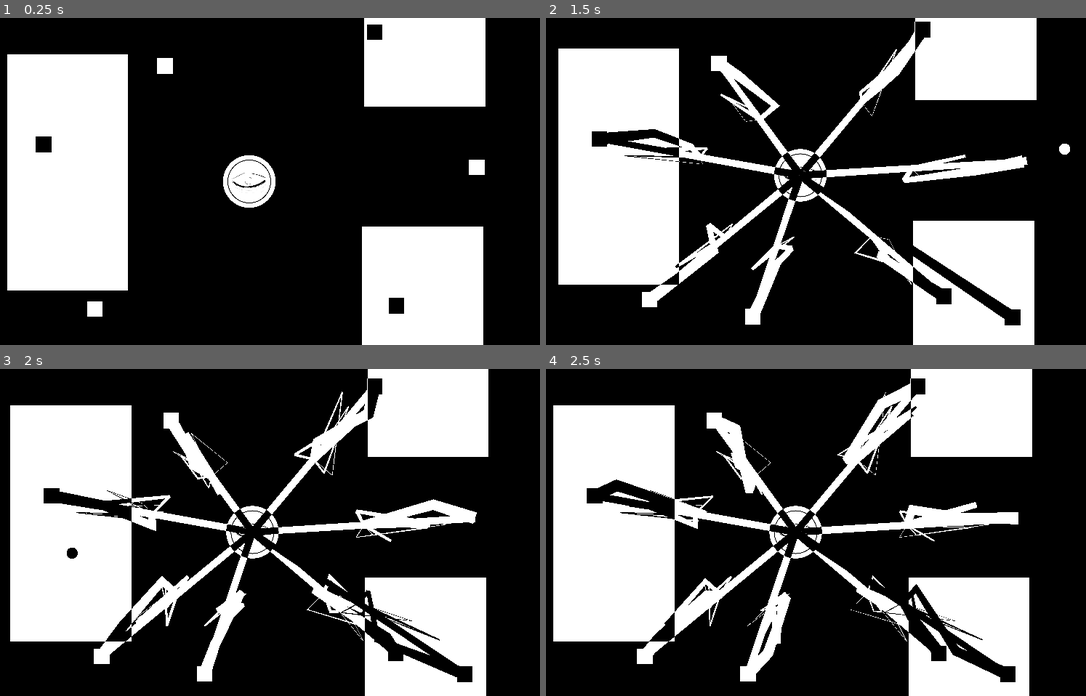
Above: before the commit, frames 1-4 (two rows, left to right).
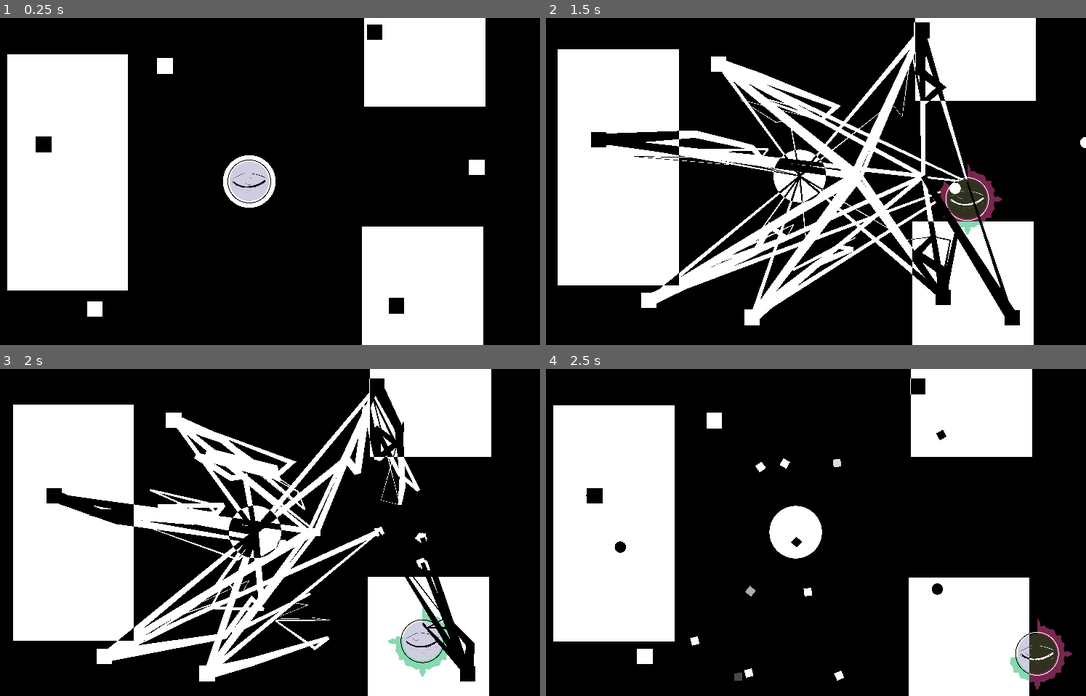
Above: after the commit, the same moments.

Repository: EakyRtk/Hypnopompic-Observer
Game: Godot game, scene res://game_manager.tscn
Two runs of this game, one before a commit and one after it. Both use one fixed random seed, a clock stepped at 60 frames per second and the inputs below.
Inputs (mouse positions are in pixels of both pictures, inside the frame that each line leads up to):
- Up to frame 1 (0.25 s): no input
- Up to frame 2 (1.5 s): tap Enter (ui_accept) at 0.5, 0.77, 0.8, 1.07, 1.35 s; move the mouse to (924, 165) at 0.52 s; hold Right (right, bound only after the commit) 0.53-1.28 s; hold Shift (dashnshield, bound only after the commit) 0.53-1.28 s; click (924, 165) at 0.67 s; move the mouse to (681, 197) at 1.27 s; hold S (down, bound only after the commit) from 1.28 s (still down); click (681, 197) at 1.42 s
- Up to frame 3 (2 s): keep holding S (down, bound only after the commit); tap Enter (ui_accept) at 1.52, 1.82 s; tap Shift (dashnshield, bound only after the commit) at 1.55 s
- Up to frame 4 (2.5 s): move the mouse to (853, 460) at 2.02 s; release S (down, bound only after the commit) at 2.03 s; hold Right (right, bound only after the commit) from 2.03 s (still down); hold Shift (dashnshield, bound only after the commit) from 2.03 s (still down); click (853, 460) at 2.17 s; tap Enter (ui_accept) at 2.3 s

The runs differ from the first frame. In frame 1, 0.7% of the frame differs, in the area x 42-50%, y 44-56%; in frame 2, 16%; in frame 3, 19%, in the area x 1-91%, y 0-100%; in frame 4, 12%.

Commit message:
stufffffffff

Diff:
--- /dev/null
+++ b/Observer in Hypnopompia/Enemies/AttackAreas/general_area_attack.gd
@@ -0,0 +1,11 @@
+extends Node2D
+
+@export_enum("Area", "OneShot") var type := 0
+@onready var hit_box = $HitBox
+
+func _ready():
+	hit_box.type += type
+
+func change_type(new_type):
+	type = new_type
+	hit_box.type = type
--- /dev/null
+++ b/Observer in Hypnopompia/Enemies/AttackAreas/horizontal_attack.tscn
@@ -0,0 +1,21 @@
+[gd_scene load_steps=5 format=3 uid="uid://de6d18p6pwdmx"]
+
+[ext_resource type="Texture2D" uid="uid://dmqwujc1bcx7x" path="res://Enemies/AttackAreas/horizontal_attack_placeholder.png" id="1_4mtbm"]
+[ext_resource type="Script" path="res://Enemies/AttackAreas/general_area_attack.gd" id="1_wkxak"]
+[ext_resource type="Script" path="res://Systems/Hit-Hurt Box/HitBox.gd" id="2_wny78"]
+
+[sub_resource type="RectangleShape2D" id="RectangleShape2D_w7mji"]
+size = Vector2(304, 1072)
+
+[node name="HorizontalAttack" type="Node2D"]
+script = ExtResource("1_wkxak")
+
+[node name="HorizontalAttackPlaceholder" type="Sprite2D" parent="."]
+texture = ExtResource("1_4mtbm")
+
+[node name="HitBox" type="Area2D" parent="."]
+script = ExtResource("2_wny78")
+type = 2
+
+[node name="CollisionShape2D" type="CollisionShape2D" parent="HitBox"]
+shape = SubResource("RectangleShape2D_w7mji")
--- /dev/null
+++ b/Observer in Hypnopompia/Enemies/AttackAreas/vertical_attack.tscn
@@ -0,0 +1,21 @@
+[gd_scene load_steps=5 format=3 uid="uid://bpij8mrsuexhu"]
+
+[ext_resource type="Script" path="res://Enemies/AttackAreas/general_area_attack.gd" id="1_8fyqa"]
+[ext_resource type="Texture2D" uid="uid://cicrbho2ph5ah" path="res://Enemies/AttackAreas/vertical_attack_placeholder.png" id="1_ipeba"]
+[ext_resource type="Script" path="res://Systems/Hit-Hurt Box/HitBox.gd" id="2_aytjs"]
+
+[sub_resource type="RectangleShape2D" id="RectangleShape2D_y47ei"]
+size = Vector2(1904, 352)
+
+[node name="VerticalAttack" type="Node2D"]
+script = ExtResource("1_8fyqa")
+
+[node name="VerticalAttackPlaceholder" type="Sprite2D" parent="."]
+texture = ExtResource("1_ipeba")
+
+[node name="HitBox" type="Area2D" parent="."]
+script = ExtResource("2_aytjs")
+type = 2
+
+[node name="CollisionShape2D" type="CollisionShape2D" parent="HitBox"]
+shape = SubResource("RectangleShape2D_y47ei")
--- a/Observer in Hypnopompia/Enemies/First Section Enemies/enemy.gd
+++ b/Observer in Hypnopompia/Enemies/First Section Enemies/enemy.gd
@@ -12,7 +12,6 @@
 @onready var breakline = $breakline
 @onready var hit_box = $HitBox
 @onready var hurt_box = $HurtBox
-@onready var bullets = $Bullets
 @onready var ripparticle = $ripparticle
 @export var bullet_size := 3
 @export var speed := 60
@@ -52,15 +51,19 @@
 	_random_move()
 	_shoot()
 	await get_tree().create_timer(randf_range(2, 2.8)).timeout
+	if no_sequence:
+		return
 	can_move = true
 	await get_tree().create_timer(randf_range(2, 2.8)).timeout
+	if no_sequence:
+		return
 	can_move = false
 	sequence_cooldown.start()
 
 func _move(delta):
 	if not can_move or no_sequence:
 		return
-	position += position.direction_to(center) * delta * speed
+	position += position.direction_to(General.player.global_position) * delta * speed
 
 func _random_move():
 	if no_sequence or not can_move:
@@ -76,7 +79,7 @@
 		var bullet = S_BULLET.instantiate()
 		bullet.top_level = true
 		bullet.position = position
-		add_child(bullet)
+		get_parent().add_child(bullet)
 		await get_tree().create_timer(randf_range(1, 1.7)).timeout
 
 
@@ -84,6 +87,7 @@
 func do_break_effect():
 	if random_move_tween != null:
 		random_move_tween.kill()
+	center = General.player.global_position
 	can_move = false
 	no_sequence = true
 	breakline.add_point(Vector2.ZERO)
@@ -96,7 +100,17 @@
 	breakline.add_point(breaking_point + Vector2(randi_range(-f,f), randi_range(-f,f)), 1)
 	breakline.add_point(breaking_point2 - Vector2(randi_range(-f,f), randi_range(-f,f)), 1)
 
+	await get_tree().create_timer(0.62).timeout
 
+	for points in breakline.get_point_count():
+		ripparticle.position = breakline.get_point_position(breakline.get_point_count()-1)
+		ripparticle.emitting = true
+		await get_tree().create_timer(0.02).timeout
+		breakline.remove_point(breakline.get_point_count()-1)
+		#breakline.remove_point(0)
+	breakline.visible = false
+	General.camera.apply_shake(10.0)
+	hurt()
 func evade():
 	if no_sequence:
 		return
@@ -119,9 +133,6 @@
 	Engine.time_scale = 0.4
 	await get_tree().create_timer(0.1).timeout
 	Engine.time_scale = 1
-	if bullets.get_children().size() != 0:
-		await get_tree().create_timer(8.0).timeout
-	await get_tree().create_timer(3).timeout
 	queue_free()
 	#print("enemy hurt")
 
--- a/Observer in Hypnopompia/Enemies/Invert Bullet/color_inverted_bullet.gd
+++ b/Observer in Hypnopompia/Enemies/Invert Bullet/color_inverted_bullet.gd
@@ -1,10 +1,14 @@
 extends Node2D
 
-@export var bullet_speed := 190
+@export var bullet_speed := 240
 
 func _process(delta):
-	position += position.direction_to(Vector2(960, 540)) * delta * bullet_speed
+	position += position.direction_to(General.player.global_position) * delta * bullet_speed
 
 func hurt():
 	#TODO: add stuff before deletion from the scene
 	queue_free()
+
+
+func _on_screen_exited():
+	queue_free()
--- a/Observer in Hypnopompia/Enemies/Invert Bullet/color_inverted_bullet.tscn
+++ b/Observer in Hypnopompia/Enemies/Invert Bullet/color_inverted_bullet.tscn
@@ -31,3 +31,7 @@
 [node name="CollisionShape2D" type="CollisionShape2D" parent="HurtBox"]
 shape = SubResource("CircleShape2D_ej64g")
 debug_color = Color(0.772549, 0.443137, 0, 0.419608)
+
+[node name="VisibleOnScreenNotifier2D" type="VisibleOnScreenNotifier2D" parent="."]
+
+[connection signal="screen_exited" from="VisibleOnScreenNotifier2D" to="." method="_on_screen_exited"]
--- a/Observer in Hypnopompia/Player/eyebump.gd
+++ b/Observer in Hypnopompia/Player/eyebump.gd
@@ -1,23 +1,11 @@
 extends CharacterBody2D
 
 
-const SPEED = 300.0
-const JUMP_VELOCITY = -400.0
+const SPEED = 100.0
 
-# Get the gravity from the project settings to be synced with RigidBody nodes.
-var gravity = ProjectSettings.get_setting("physics/2d/default_gravity")
+func _physics_process(_delta):
 
+	var direction = global_position.direction_to(get_global_mouse_position())
 
-func _physics_process(delta):
-
-
-	# Get the input direction and handle the movement/deceleration.
-	# As good practice, you should replace UI actions with custom gameplay actions.
-	var direction = global_position.direction_to(get_global_mouse_position())
-	#if direction:
-		#velocity.x = direction * SPEED
-	#else:
-		#velocity.x = move_toward(velocity.x, 0, SPEED)
-	#if global_position.distance_to(get_global_mouse_position()) > 0:
-	velocity = direction * 200
+	velocity = direction * SPEED
 	move_and_slide()
--- a/Observer in Hypnopompia/Player/player.gd
+++ b/Observer in Hypnopompia/Player/player.gd
@@ -1,15 +1,43 @@
-extends Node2D
+extends CharacterBody2D
 
 signal shake_camera
 
 const PLAYER_BULLET = preload("res://Player/PlayerBullet/player_bullet.tscn")
 
 enum sequence_at {first, second, final}
+enum hurted_type {Enemy, Player, Area, OneShot}
+
+@onready var dash_cooldown_timer = $FirstSequence/DashCooldown
+@onready var dash_recover_timer = $FirstSequence/DashRecover
+
+@onready var health_regen_timer = $SecondSequence/HealthRegen
+
+@onready var health_bar = $SecondSequence/HealthBar
+@onready var dashnshield = $SecondSequence/Dashnshield
+@onready var dashrecover = $SecondSequence/Dashrecover
+
+@onready var hitcollision = $HitBox/CollisionShape2D
 @export var player_sequence : sequence_at = sequence_at.first
 @export var camera : Camera2D
+@export var dash_cooldown := 5.5
+
+var speed = 700
+
+var health := 100
+var health_regen_amount := 3
+
+var dashnshielding := false
 
 func _ready():
+	dashnshield.max_value = dash_cooldown
+	dashnshield.value = dash_cooldown
+
+	dashrecover.max_value = dash_cooldown
+
+	General.player = self
 	shake_camera.connect(camera.apply_shake)
+	if player_sequence == sequence_at.second:
+		health_regen_timer.start(5)
 
 func _input(event):
 	#TODO: change it happen only after the second stage
@@ -19,6 +47,9 @@
 			enemy.do_break_effect()
 		for bullet in get_tree().get_nodes_in_group("bullet"):
 			bullet.queue_free()
+
+	if event.is_action_pressed("dashnshield"):
+		_hitbox_expansion()
 
 	if event is InputEventMouseButton:
 		if event.button_index == MOUSE_BUTTON_LEFT:
@@ -33,11 +64,62 @@
 	if not player_sequence == sequence_at.second:
 		return
 
+	var direction = Input.get_vector("left", "right", "up", "down")
+	if direction == Vector2.ZERO and velocity != Vector2.ZERO:
+		velocity = velocity.lerp(Vector2.ZERO, 0.2)
+	else:
+		velocity = velocity.lerp(direction * speed, 0.85)
+	move_and_slide()
 
-	#TODO: add 4 way movement code
+func _hitbox_expansion() -> void:
+
+	if dashnshielding:
+		return
+	dashnshield.visible = true
+	dashnshielding = true
+	speed = 770
+	hitcollision.shape.set_deferred("radius", 123)
+	dash_cooldown_timer.start(dash_cooldown)
+
+func _physics_process(_delta):
+	_movement()
+
+func _process(_delta):
+	dashnshield.value = dash_cooldown_timer.time_left
+	dashrecover.value = dash_recover_timer.time_left
+	health_bar.value = health
+
+func hurt(areaType : hurted_type):
+	match areaType:
+		hurted_type.Enemy:
+			health -= 5
+			health_bar.value = health
+			pass
+		hurted_type.Area:
+			print("took area damage")
+			pass
+		hurted_type.OneShot:
+			print("one shotted")
+			pass
+	#TODO: implement whats gonna happen in s_1 and s_2
 	pass
 
-func hurt():
-	print("player hurt")
-	#TODO: implement whats gonna happen in s_1 and s_2
-	pass
+
+
+func _on_dash_cooldown_timeout():
+	dashnshield.visible = false
+	dashnshield.value = dash_cooldown
+	hitcollision.shape.set_deferred("radius", 66)
+	speed = 600
+	dash_recover_timer.start(dash_cooldown)
+
+
+
+func _on_dash_recover_timeout():
+	dashrecover.value = 0
+	dashnshielding = false
+
+
+func _on_health_regen():
+	if health <= 100 - health_regen_amount:
+		health += health_regen_amount
--- a/Observer in Hypnopompia/Player/player.tscn
+++ b/Observer in Hypnopompia/Player/player.tscn
@@ -1,12 +1,17 @@
-[gd_scene load_steps=11 format=3 uid="uid://7jmsa1bknulo"]
+[gd_scene load_steps=14 format=3 uid="uid://7jmsa1bknulo"]
 
 [ext_resource type="Script" path="res://Player/player.gd" id="1_cswf0"]
 [ext_resource type="Texture2D" uid="uid://ccay83kb64imt" path="res://Player/eye_b.png" id="1_pysw4"]
+[ext_resource type="Texture2D" uid="uid://iusgnv16gbp0" path="res://Enemies/white_circle.png" id="2_fp2gn"]
+[ext_resource type="Texture2D" uid="uid://c8nm26mkv02cp" path="res://Player/dashnshield.png" id="2_qnivq"]
 [ext_resource type="Texture2D" uid="uid://cjhrwj0nenl4" path="res://Player/white_player_circle.png" id="2_rabm3"]
 [ext_resource type="Texture2D" uid="uid://dwrpct484l1bj" path="res://Player/eye_bump.png" id="4_0j7uv"]
 [ext_resource type="Script" path="res://Systems/Hit-Hurt Box/HurtBox.gd" id="4_3fu4w"]
 [ext_resource type="Script" path="res://Player/eyebump.gd" id="4_o3t1x"]
 [ext_resource type="Script" path="res://Systems/Hit-Hurt Box/HitBox.gd" id="5_p6nb0"]
+
+[sub_resource type="CircleShape2D" id="CircleShape2D_37ng6"]
+radius = 73.0616
 
 [sub_resource type="CircleShape2D" id="CircleShape2D_nss4w"]
 radius = 12.6491
@@ -15,33 +20,86 @@
 radius = 71.0634
 
 [sub_resource type="CircleShape2D" id="CircleShape2D_glf8m"]
-radius = 65.521
+radius = 66.0
 
-[node name="Player" type="Node2D"]
+[node name="Player" type="CharacterBody2D" groups=["player"]]
 script = ExtResource("1_cswf0")
 
-[node name="FirstSequence" type="Node2D" parent="."]
-
-[node name="EyeB" type="Sprite2D" parent="FirstSequence"]
-scale = Vector2(0.3, 0.3)
-texture = ExtResource("1_pysw4")
-
-[node name="eyewall" type="StaticBody2D" parent="FirstSequence"]
-
-[node name="CollisionPolygon2D" type="CollisionPolygon2D" parent="FirstSequence/eyewall"]
-position = Vector2(-2, -7)
-scale = Vector2(0.68, 0.68)
-build_mode = 1
-polygon = PackedVector2Array(-85, 1, -67, 24, -22, 42, 27, 36, 65, 22, 91, 6, 89, -8, 33, -27, -14, -33, -14, -28, 42, -20, 80.8824, -7.35294, 79.4118, 0, 77.9412, 2.94118, 58.8236, 16.1765, 26.4706, 29.4118, -17.6471, 33.8235, -41.1765, 27.9412, -60.2942, 19.1177, -81, 2, -14, -28, -15, -33)
+[node name="CollisionShape2D" type="CollisionShape2D" parent="."]
+visible = false
+shape = SubResource("CircleShape2D_37ng6")
+debug_color = Color(0.556863, 0.529412, 0.513726, 0.419608)
 
 [node name="SecondSequence" type="Node2D" parent="."]
+
+[node name="Dashrecover" type="TextureProgressBar" parent="SecondSequence"]
+modulate = Color(0.627451, 0.388235, 0.215686, 0.345098)
+anchors_preset = 8
+anchor_left = 0.5
+anchor_top = 0.5
+anchor_right = 0.5
+anchor_bottom = 0.5
+offset_left = -109.5
+offset_top = -109.5
+offset_right = 109.5
+offset_bottom = 109.5
+grow_horizontal = 2
+grow_vertical = 2
+step = 0.1
+value = 10.0
+fill_mode = 5
+nine_patch_stretch = true
+texture_progress = ExtResource("2_qnivq")
+
+[node name="Dashnshield" type="TextureProgressBar" parent="SecondSequence"]
 visible = false
+modulate = Color(0.627451, 0.376471, 0.345098, 1)
+anchors_preset = 8
+anchor_left = 0.5
+anchor_top = 0.5
+anchor_right = 0.5
+anchor_bottom = 0.5
+offset_left = -123.5
+offset_top = -123.5
+offset_right = 123.5
+offset_bottom = 123.5
+grow_horizontal = 2
+grow_vertical = 2
+step = 0.1
+value = 50.0
+fill_mode = 4
+nine_patch_stretch = true
+texture_progress = ExtResource("2_qnivq")
+
+[node name="HealthBar" type="TextureProgressBar" parent="SecondSequence"]
+modulate = Color(0.188235, 0.196078, 0.121569, 1)
+anchors_preset = 8
+anchor_left = 0.5
+anchor_top = 0.5
+anchor_right = 0.5
+anchor_bottom = 0.5
+offset_left = -67.0
+offset_top = -67.0
+offset_right = 67.0
+offset_bottom = 67.0
+grow_horizontal = 2
+grow_vertical = 2
+value = 100.0
+fill_mode = 3
+nine_patch_stretch = true
+texture_progress = ExtResource("2_fp2gn")
+
+[node name="HealthRegen" type="Timer" parent="SecondSequence"]
+wait_time = 5.0
 
 [node name="General" type="Node2D" parent="."]
 
 [node name="eye" type="CharacterBody2D" parent="General"]
 position = Vector2(-4, -5)
+collision_layer = 2
+collision_mask = 2
 motion_mode = 1
+safe_margin = 5.0
 script = ExtResource("4_o3t1x")
 
 [node name="CollisionShape2D" type="CollisionShape2D" parent="General/eye"]
@@ -56,6 +114,28 @@
 [node name="WhiteRing" type="Sprite2D" parent="General"]
 scale = Vector2(0.3, 0.3)
 texture = ExtResource("2_rabm3")
+
+[node name="eyewall" type="StaticBody2D" parent="General"]
+collision_layer = 2
+collision_mask = 2
+
+[node name="CollisionPolygon2D" type="CollisionPolygon2D" parent="General/eyewall"]
+position = Vector2(-2, -7)
+scale = Vector2(0.68, 0.68)
+build_mode = 1
+polygon = PackedVector2Array(-92.647, -8.82353, -97.0588, 8.82353, -86.7647, 33.8235, -36.7647, 57.3529, 20.5882, 58.8235, 66.1765, 47.0588, 100, 17.6471, 97.0588, -26.4706, 39.7059, -39.7059, -5.88235, -47.0588, -14, -28, 42, -20, 79.4118, -10.2941, 79.4118, 0, 75, 5.88235, 58.8236, 16.1765, 26.4706, 29.4118, -17.6471, 33.8235, -41.1765, 27.9412, -60.2942, 19.1177, -79.4118, 2.94118, -14, -28, -5.88235, -47.0588)
+
+[node name="FirstSequence" type="Node2D" parent="."]
+
+[node name="EyeB" type="Sprite2D" parent="FirstSequence"]
+scale = Vector2(0.3, 0.3)
+texture = ExtResource("1_pysw4")
+
+[node name="DashCooldown" type="Timer" parent="FirstSequence"]
+one_shot = true
+
+[node name="DashRecover" type="Timer" parent="FirstSequence"]
+one_shot = true
 
 [node name="HurtBox" type="Area2D" parent="."]
 visible = false
@@ -72,3 +152,7 @@
 
 [node name="CollisionShape2D" type="CollisionShape2D" parent="HitBox"]
 shape = SubResource("CircleShape2D_glf8m")
+
+[connection signal="timeout" from="SecondSequence/HealthRegen" to="." method="_on_health_regen"]
+[connection signal="timeout" from="FirstSequence/DashCooldown" to="." method="_on_dash_cooldown_timeout"]
+[connection signal="timeout" from="FirstSequence/DashRecover" to="." method="_on_dash_recover_timeout"]
--- a/Observer in Hypnopompia/Systems/Hit-Hurt Box/HitBox.gd
+++ b/Observer in Hypnopompia/Systems/Hit-Hurt Box/HitBox.gd
@@ -1,6 +1,6 @@
 class_name HitBox extends Area2D
 
-@export_enum("Enemy","Player") var type = 0
+@export_enum("Enemy","Player", "Area", "OneShot") var type = 0
 
 func _init():
 	monitoring = false
--- a/Observer in Hypnopompia/Systems/Hit-Hurt Box/HurtBox.gd
+++ b/Observer in Hypnopompia/Systems/Hit-Hurt Box/HurtBox.gd
@@ -1,7 +1,7 @@
 class_name HurtBox extends Area2D
 
 enum DetectType {TypHurt, TypEvade}
-
+enum hurted_type {Enemy, Player, Area, OneShot}
 @export_enum("Enemy", "Player") var hurt_from = 1
 @export var detect_type : DetectType = DetectType.TypHurt
 var parent
@@ -20,7 +20,16 @@
 		parent.evade()
 		return
 
+	#NOTE: It's stupid but whatever, it works.
 	if area.type == hurt_from and parent.has_method("hurt"):
 		#print("called hurt on parent")
+		if parent.is_in_group("player"):
+			parent.hurt(area.type)
+			return
 		parent.hurt()
 		return
+	if area.type == hurted_type.Area or area.type == hurted_type.OneShot:
+		if parent.is_in_group("player"):
+			parent.hurt(area.type)
+			return
+		parent.hurt()
--- a/Observer in Hypnopompia/Systems/general.gd
+++ b/Observer in Hypnopompia/Systems/general.gd
@@ -1,3 +1,4 @@
 extends Node
 
 var camera : Camera2D
+var player : CharacterBody2D
--- a/Observer in Hypnopompia/game_manager.tscn
+++ b/Observer in Hypnopompia/game_manager.tscn
@@ -1,7 +1,9 @@
-[gd_scene load_steps=12 format=3 uid="uid://b1dmmacoex5dq"]
+[gd_scene load_steps=14 format=3 uid="uid://b1dmmacoex5dq"]
 
 [ext_resource type="Shader" path="res://Systems/inverter.gdshader" id="1_0kmah"]
+[ext_resource type="PackedScene" uid="uid://bpij8mrsuexhu" path="res://Enemies/AttackAreas/vertical_attack.tscn" id="1_gwnex"]
 [ext_resource type="PackedScene" uid="uid://7jmsa1bknulo" path="res://Player/player.tscn" id="1_qc7xa"]
+[ext_resource type="PackedScene" uid="uid://de6d18p6pwdmx" path="res://Enemies/AttackAreas/horizontal_attack.tscn" id="2_d5jud"]
 [ext_resource type="Texture2D" uid="uid://dyvjemeuxnl5o" path="res://First Section/big_white_circle.png" id="2_higsa"]
 [ext_resource type="PackedScene" uid="uid://c30k3tgjk8k65" path="res://Enemies/First Section Enemies/enemy.tscn" id="2_kjtxs"]
 [ext_resource type="Script" path="res://Systems/camera.gd" id="4_3rcpt"]
@@ -12,6 +14,21 @@
 
 [sub_resource type="ShaderMaterial" id="ShaderMaterial_o4xjm"]
 shader = ExtResource("1_0kmah")
+
+[sub_resource type="Animation" id="Animation_j2qs7"]
+length = 0.001
+tracks/0/type = "value"
+tracks/0/imported = false
+tracks/0/enabled = true
+tracks/0/path = NodePath("../Summoner/Marker2D:position")
+tracks/0/interp = 1
+tracks/0/loop_wrap = true
+tracks/0/keys = {
+"times": PackedFloat32Array(0),
+"transitions": PackedFloat32Array(1),
+"update": 0,
+"values": [Vector2(802, 1008)]
+}
 
 [sub_resource type="Animation" id="Animation_3tkir"]
 resource_name = "first_sequence"
@@ -49,21 +66,6 @@
 "values": [Vector2(802, 1008), Vector2(1665, 1012)]
 }
 
-[sub_resource type="Animation" id="Animation_j2qs7"]
-length = 0.001
-tracks/0/type = "value"
-tracks/0/imported = false
-tracks/0/enabled = true
-tracks/0/path = NodePath("../Summoner/Marker2D:position")
-tracks/0/interp = 1
-tracks/0/loop_wrap = true
-tracks/0/keys = {
-"times": PackedFloat32Array(0),
-"transitions": PackedFloat32Array(1),
-"update": 0,
-"values": [Vector2(802, 1008)]
-}
-
 [sub_resource type="AnimationLibrary" id="AnimationLibrary_qvh88"]
 _data = {
 "RESET": SubResource("Animation_j2qs7"),
@@ -71,6 +73,25 @@
 }
 
 [node name="GameManager" type="Node2D"]
+metadata/_edit_lock_ = true
+
+[node name="SecondSequence" type="Node2D" parent="."]
+metadata/_edit_lock_ = true
+
+[node name="ParallaxBackground" type="ParallaxBackground" parent="SecondSequence"]
+
+[node name="ParallaxLayer" type="ParallaxLayer" parent="SecondSequence/ParallaxBackground"]
+
+[node name="AttackAreas" type="Node2D" parent="SecondSequence"]
+
+[node name="VerticalAttack" parent="SecondSequence/AttackAreas" instance=ExtResource("1_gwnex")]
+position = Vector2(-1031, 190)
+type = 1
+
+[node name="HorizontalAttack" parent="SecondSequence/AttackAreas" instance=ExtResource("2_d5jud")]
+position = Vector2(-383, 981)
+
+[node name="Enemies" type="Node2D" parent="SecondSequence"]
 metadata/_edit_lock_ = true
 
 [node name="FirstSequence" type="Node2D" parent="."]
@@ -139,18 +160,13 @@
 }
 autoplay = "first_sequence"
 
-[node name="SecondSequence" type="Node2D" parent="."]
-metadata/_edit_lock_ = true
-
-[node name="Enemies" type="Node2D" parent="SecondSequence"]
-metadata/_edit_lock_ = true
-
 [node name="Outside" type="Node2D" parent="."]
 metadata/_edit_lock_ = true
 metadata/_edit_group_ = true
 
 [node name="Player" parent="Outside" node_paths=PackedStringArray("camera") instance=ExtResource("1_qc7xa")]
 position = Vector2(960, 540)
+player_sequence = 1
 camera = NodePath("../Camera")
 
 [node name="Camera" type="Camera2D" parent="Outside"]
@@ -160,6 +176,7 @@
 shakeFade = 6.0
 
 [node name="Summoner" type="Node2D" parent="." node_paths=PackedStringArray("inverted_layer", "default_layer", "second_sequence_layer")]
+visible = false
 script = ExtResource("6_t1sbh")
 inverted_layer = NodePath("../FirstSequence/InvertedEnemies")
 default_layer = NodePath("../FirstSequence/DefaultEnemies")
--- a/Observer in Hypnopompia/project.godot
+++ b/Observer in Hypnopompia/project.godot
@@ -32,6 +32,38 @@
 mouse_cursor/custom_image="res://Systems/temp_mouse.png"
 mouse_cursor/tooltip_position_offset=Vector2(10, 0)
 
+[input]
+
+down={
+"deadzone": 0.5,
+"events": [Object(InputEventKey,"resource_local_to_scene":false,"resource_name":"","device":-1,"window_id":0,"alt_pressed":false,"shift_pressed":false,"ctrl_pressed":false,"meta_pressed":false,"pressed":false,"keycode":0,"physical_keycode":83,"key_label":0,"unicode":115,"echo":false,"script":null)
+, Object(InputEventKey,"resource_local_to_scene":false,"resource_name":"","device":-1,"window_id":0,"alt_pressed":false,"shift_pressed":false,"ctrl_pressed":false,"meta_pressed":false,"pressed":false,"keycode":0,"physical_keycode":4194322,"key_label":0,"unicode":0,"echo":false,"script":null)
+]
+}
+left={
+"deadzone": 0.5,
+"events": [Object(InputEventKey,"resource_local_to_scene":false,"resource_name":"","device":-1,"window_id":0,"alt_pressed":false,"shift_pressed":false,"ctrl_pressed":false,"meta_pressed":false,"pressed":false,"keycode":0,"physical_keycode":65,"key_label":0,"unicode":97,"echo":false,"script":null)
+, Object(InputEventKey,"resource_local_to_scene":false,"resource_name":"","device":-1,"window_id":0,"alt_pressed":false,"shift_pressed":false,"ctrl_pressed":false,"meta_pressed":false,"pressed":false,"keycode":0,"physical_keycode":4194319,"key_label":0,"unicode":0,"echo":false,"script":null)
+]
+}
+up={
+"deadzone": 0.5,
+"events": [Object(InputEventKey,"resource_local_to_scene":false,"resource_name":"","device":-1,"window_id":0,"alt_pressed":false,"shift_pressed":false,"ctrl_pressed":false,"meta_pressed":false,"pressed":false,"keycode":0,"physical_keycode":87,"key_label":0,"unicode":119,"echo":false,"script":null)
+, Object(InputEventKey,"resource_local_to_scene":false,"resource_name":"","device":-1,"window_id":0,"alt_pressed":false,"shift_pressed":false,"ctrl_pressed":false,"meta_pressed":false,"pressed":false,"keycode":0,"physical_keycode":4194320,"key_label":0,"unicode":0,"echo":false,"script":null)
+]
+}
+right={
+"deadzone": 0.5,
+"events": [Object(InputEventKey,"resource_local_to_scene":false,"resource_name":"","device":-1,"window_id":0,"alt_pressed":false,"shift_pressed":false,"ctrl_pressed":false,"meta_pressed":false,"pressed":false,"keycode":0,"physical_keycode":4194321,"key_label":0,"unicode":0,"echo":false,"script":null)
+, Object(InputEventKey,"resource_local_to_scene":false,"resource_name":"","device":-1,"window_id":0,"alt_pressed":false,"shift_pressed":false,"ctrl_pressed":false,"meta_pressed":false,"pressed":false,"keycode":0,"physical_keycode":68,"key_label":0,"unicode":100,"echo":false,"script":null)
+]
+}
+dashnshield={
+"deadzone": 0.5,
+"events": [Object(InputEventKey,"resource_local_to_scene":false,"resource_name":"","device":-1,"window_id":0,"alt_pressed":false,"shift_pressed":false,"ctrl_pressed":false,"meta_pressed":false,"pressed":false,"keycode":0,"physical_keycode":4194325,"key_label":0,"unicode":0,"echo":false,"script":null)
+]
+}
+
 [rendering]
 
 renderer/rendering_method="mobile"
Binary file added: Observer in Hypnopompia/Enemies/AttackAreas/horizontal_attack_placeholder.png
Not shown, added: Observer in Hypnopompia/Enemies/AttackAreas/horizontal_attack_placeholder.png.import
Binary file added: Observer in Hypnopompia/Enemies/AttackAreas/vertical_attack_placeholder.png
Not shown, added: Observer in Hypnopompia/Enemies/AttackAreas/vertical_attack_placeholder.png.import
Binary file added: Observer in Hypnopompia/Player/dashnshield.png
Not shown, added: Observer in Hypnopompia/Player/dashnshield.png.import
